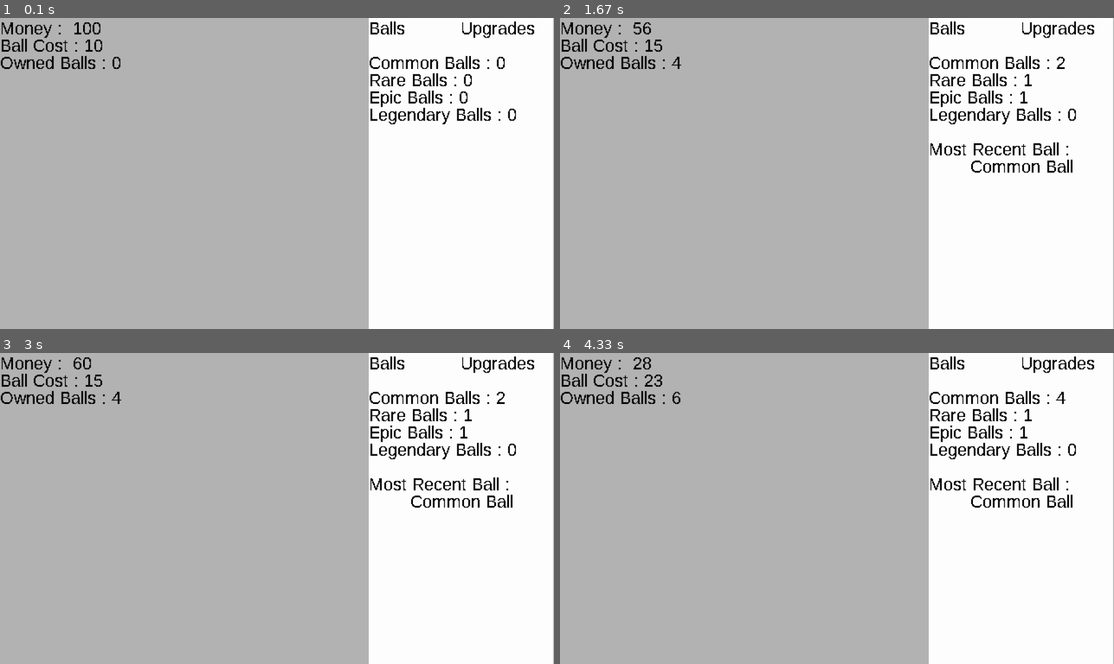
Above: before the commit, frames 1-4 (two rows, left to right).
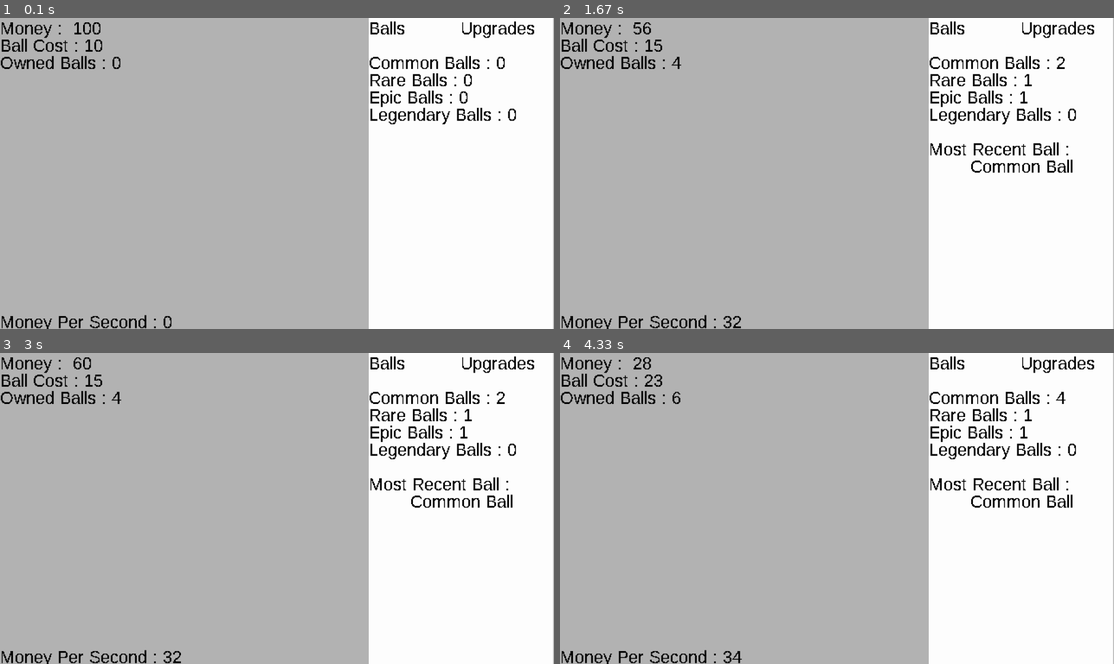
Above: after the commit, the same moments.

Repository: LZX1000/College-I
Game: pygame game, started from Incremental_Incremental.py
Same seed, same stepped clock (60 frames per second), same inputs: the game is played once before the commit and once after it.
Inputs (mouse positions are in pixels of both pictures, inside the frame that each line leads up to):
- Up to frame 1 (0.1 s): no input
- Up to frame 2 (1.67 s): tap Enter at 0.33, 0.67, 1.07, 1.37 s; click (903, 201) at 1.55 s
- Up to frame 3 (3 s): click (77, 499) at 1.88 s; click (277, 545) at 2.22 s; click (421, 558) at 2.55 s; click (421, 480) at 2.88 s
- Up to frame 4 (4.33 s): click (1008, 502) at 3.22 s; click (953, 452) at 3.55 s; tap Enter at 3.9, 4.23 s

The runs differ from the first frame. In frame 1, 0.4% of the frame differs, in the area x 0-31%, y 95-100%; in frame 2, 0.5%, in the area x 0-33%, y 95-100%; in frame 3, 0.5%; in frame 4, 0.5%.

Commit message:
Add money per second counter

Diff:
--- a/Incremental_Incremental.py
+++ b/Incremental_Incremental.py
@@ -214,6 +214,7 @@
             epic_ball_count = 0
             rare_ball_count = 0
             common_ball_count = 0
+            money_per_second = 0
             new = False
 
         scaled_mouse_pos = pygame.mouse.get_pos()
@@ -289,12 +290,16 @@
                 recent_ball_color = new_ball.color
                 if new_ball.rarity == "Common":
                     common_ball_count += 1
+                    money_per_second += 1
                 elif new_ball.rarity == "Rare":
                     rare_ball_count += 1
+                    money_per_second += 5
                 elif new_ball.rarity == "Epic":
                     epic_ball_count += 1
+                    money_per_second += 25
                 else:
                     legendary_ball_count += 1
+                    money_per_second += 100
                 while not resolved:
                     for ball in combined_balls:
                         if ball.rarity == new_ball.rarity and ball.time % 5 == new_ball.time % 5:
@@ -323,6 +328,7 @@
         money_text_surface = font.render(f"Money :  {player_money}", False, (0, 0, 0))
         ball_cost_text_surface = font.render(f"Ball Cost : {new_ball_cost}", False, (0, 0, 0))
         owned_balls_text_surface = font.render(f"Owned Balls : {len(balls)}", False, (0, 0, 0))
+        money_per_second_surface = font.render(f"Money Per Second : {money_per_second}", False, (0, 0, 0))
         # Balls Menu
         if menu_type == "Balls":
             common_ball_count_text_surface = font.render(f"Common Balls : {common_ball_count}", False, (0, 0, 0))
@@ -361,6 +367,7 @@
         internal_surface.blit(money_text_surface, (0, 0))
         internal_surface.blit(ball_cost_text_surface, (0, 20))
         internal_surface.blit(owned_balls_text_surface, (0, 40))
+        internal_surface.blit(money_per_second_surface, (0, 340))
         # Debug
         if debug_mode:
             # Menu buttons
